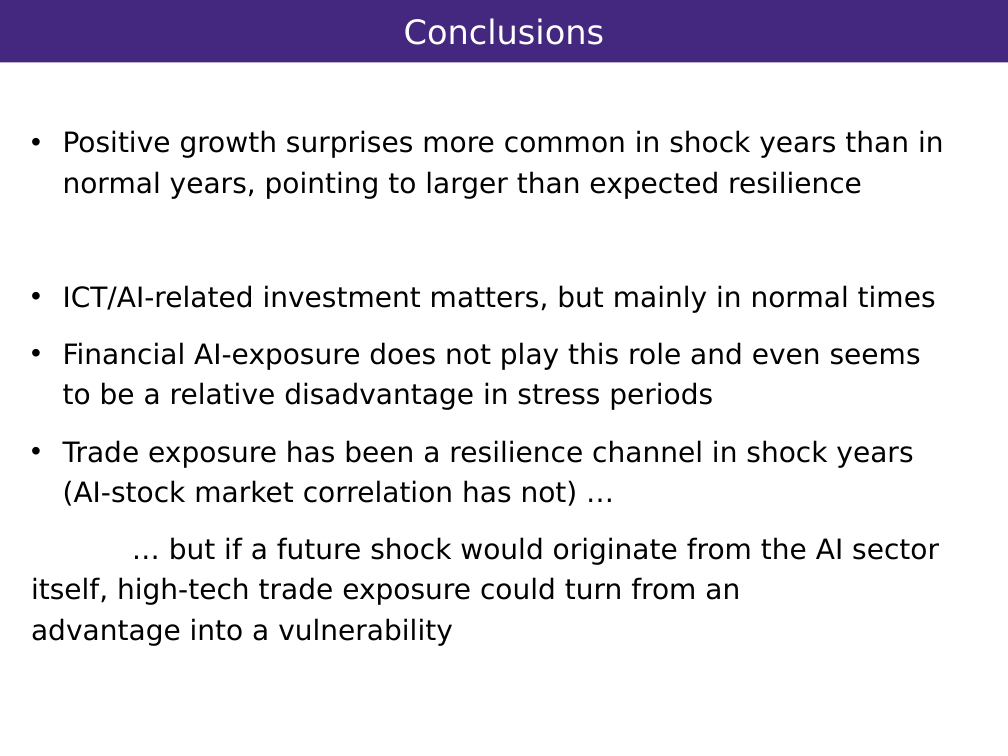
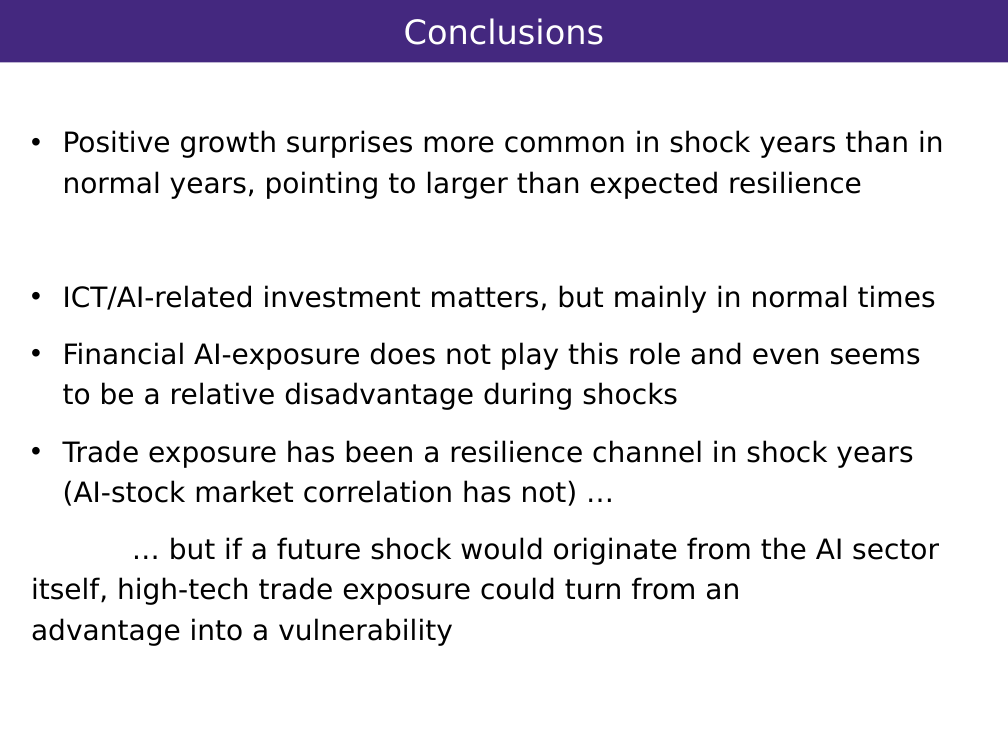
Before and after one commit to vandenEnd/scripts, a slide deck: slide 10 of Resilience.pptx. Drawn at 1008x756 pixels with LibreOffice and Linux fonts; fonts in the diff are those of the drawing; background and template pictures are left out. Boxes give left, top, right and bottom in pixels: in the first picture for what was removed or moved away, otherwise in the second. Text is boxed around its words. In the diff, an @@ line names an element or a change of style, - is before the commit and + after.

```diff
--- a/Resilience.pptx
+++ b/Resilience.pptx
@@ text at [63, 342, 921, 410]: text changed @@
-• Financial AI-exposure does not play this role and even seems to be a relative disadvantage in stress periods
+• Financial AI-exposure does not play this role and even seems to be a relative disadvantage during shocks
```
Also in this commit, not shown: 5 other slides changed.
